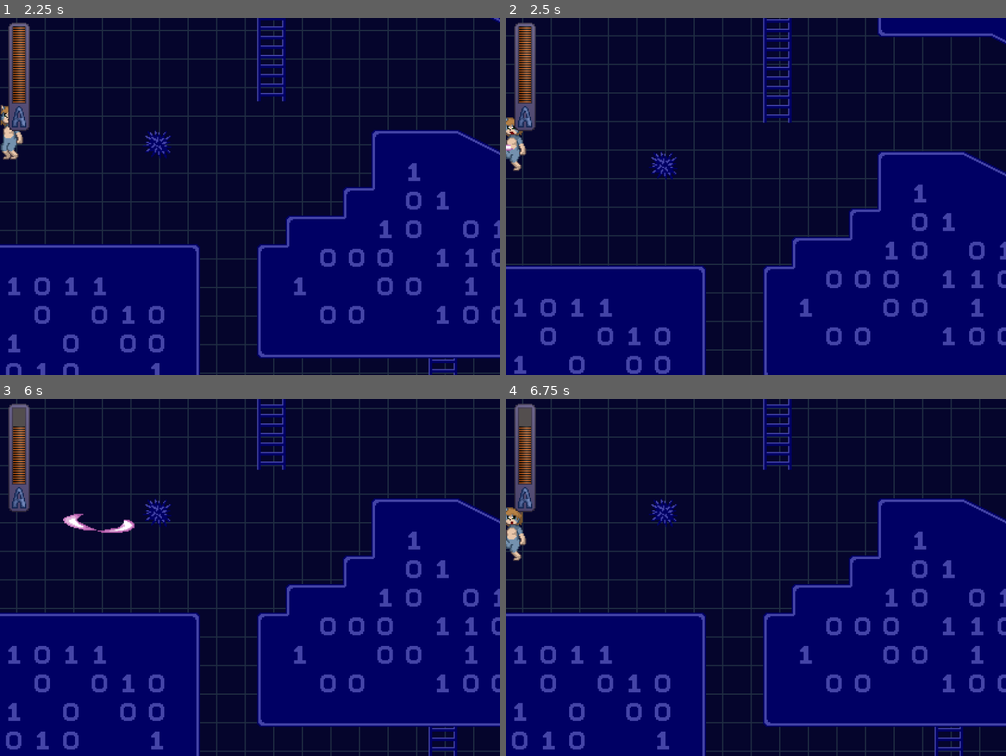
Above: before the commit, frames 1-4 (two rows, left to right).
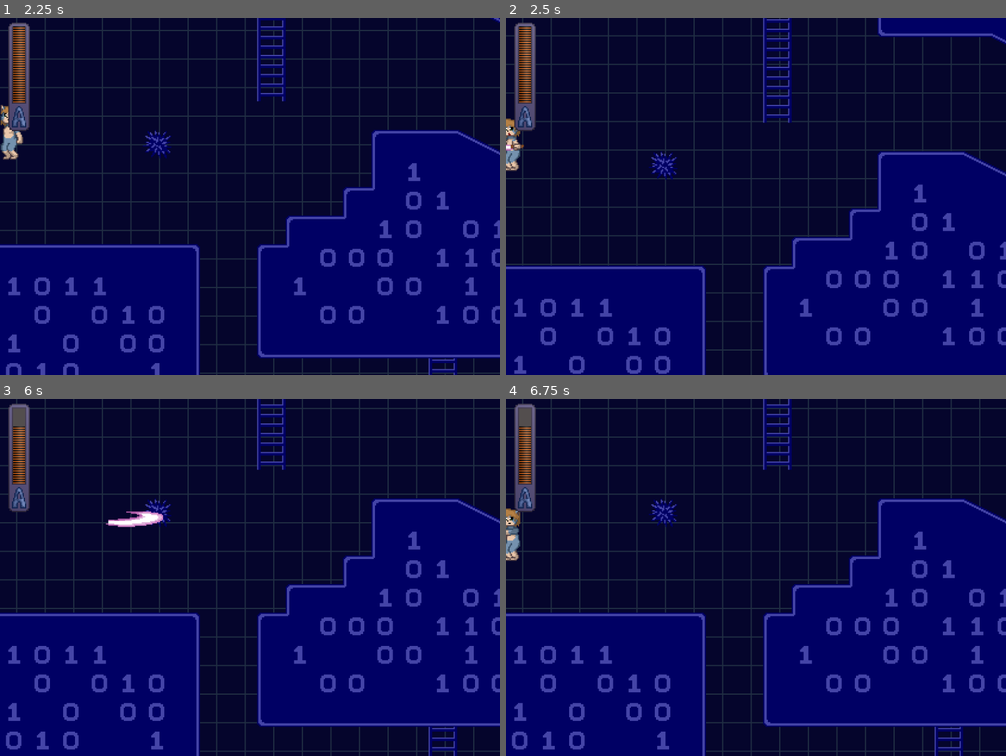
Above: after the commit, the same moments.

Repository: hartand4/AzuresVRGrounds
Game: Godot game, scene res://src/levels/TestLevel.tscn
The game is run twice, just before and just after one commit, with the same random seed, the same clock (stepped at 60 frames per second) and the same inputs. The project has no main scene, so this scene is started directly.
Inputs:
- Up to frame 1 (2.25 s): tap Enter (pause) at 0.5, 2 s; hold C (dash) 0.53-1.28 s; hold Right (move_right) 0.53-2.03 s; tap Z (attack) at 0.6 s; tap X (jump) at 0.77, 1.07, 1.52, 1.55, 1.82 s; tap Space at 1.25 s; tap C (dash) at 1.35 s; hold Left (move_left) from 2.03 s (still down); hold X (jump) from 2.03 s (still down)
- Up to frame 2 (2.5 s): keep holding Left (move_left); keep holding X (jump); tap Z (attack) at 2.3 s
- Up to frame 3 (6 s): release Left (move_left) at 2.78 s; release X (jump) at 2.78 s; hold Right (move_right) 2.78-4.28 s; tap Z (attack) at 2.85, 4.35 s; tap X (jump) at 3.02, 3.32, 3.77, 3.8, 4.07, 4.52, 4.82, 5.85 s; tap C (dash) at 3.05 s; hold C (dash) 3.53-4.28 s; tap Enter (pause) at 4.15, 5.75 s; hold Left (move_left) 4.28-5.03 s; tap Space at 5 s; hold Right (move_right) 5.03-5.78 s; hold C (dash) 5.03-5.78 s; hold Left (move_left) from 5.78 s (still down)
- Up to frame 4 (6.75 s): keep holding Left (move_left); tap X (jump) at 6.02, 6.32 s; tap Z (attack) at 6.6 s

Frame 1 is identical in both runs. In frame 2, 0.3% of the frame differs, in the area x 0-5%, y 27-43%; in frame 3, 0.5%, in the area x 12-33%, y 31-38%; in frame 4, 0.4%.

Commit message:
added slashing, air slash, wall slash, and ladder slashes, all with variables and sprites, etc

Diff:
--- a/src/actors/actor.gd
+++ b/src/actors/actor.gd
@@ -27,6 +27,8 @@
 const ST_WALLSLIDE := 8
 const ST_WALLJUMP := 9
 const ST_CLIMB := 10
+const ST_WALL_ATTACK := 11
+const ST_LADDER_ATTACK := 12
 
 # Enemy State constants:
 const EN_IDLE := 0
--- a/src/actors/player.gd
+++ b/src/actors/player.gd
@@ -7,12 +7,12 @@
 var walljump_momentum_timer := 0
 var i_frames := 0
 var dash_timer := 0
+var attack_timer := 0
 
 # Booleans
 export var dashing := false
 export var air_dash_enabled := true
 var started_dash_on_floor := false
-var attacking := false
 export var colliding_with_enemy := false
 var colliding_with_wall_l := false
 var colliding_with_wall_r := false
@@ -87,7 +87,7 @@
 		if state == ST_ATTACK:
 			direction.x = 0.0
 
-		if direction.x != 0.0 and walljump_momentum_timer == 0:
+		if direction.x != 0.0 and walljump_momentum_timer == 0 and state != ST_AIR_ATTACK:
 				recurring_x_dir = direction.x
 
 
@@ -117,7 +117,7 @@
 	var snap := 15*Vector2.DOWN if not is_jumping else Vector2.ZERO
 	_velocity = calculate_move_direction(_velocity, speed, direction, is_jumping)
 
-	if state == ST_WALLSLIDE:
+	if state in [ST_WALLSLIDE, ST_WALL_ATTACK]:
 		_velocity.y = min(_velocity.y, 250.0)
 	elif state == ST_WALLJUMP:
 		_velocity = Vector2.ZERO
@@ -133,6 +133,7 @@
 	elif state == ST_DASH:
 		if not is_on_floor() and air_dash_enabled:
 			_velocity.y = 0
+	elif state == ST_LADDER_ATTACK: return
 
 	if dashing and state != ST_HURT: _velocity.x *= 1.8
 
@@ -170,28 +171,27 @@
 
 # warning-ignore:unused_argument
 func _process(delta):
-	if state != ST_ATTACK and state != ST_AIR_ATTACK:
-		do_punch_effect(false)
+	if not (state in [ST_ATTACK, ST_AIR_ATTACK, ST_WALL_ATTACK, ST_LADDER_ATTACK]):
+		do_punch_effect(0)
 
 	if Globals.get("game_paused"):
-		attack_particle.find_node('SlashPlayer').stop(false)
+		$AttackHitboxArea/SlashPlayer.stop(false)
 		return
 
-	if (state == ST_ATTACK or state == ST_AIR_ATTACK) and animation_timer < 24:
-		attack_particle.find_node('SlashPlayer').play('Slash')
-
-	if i_frames:
-		i_frames -= 1
-	if health < 0:
-		health = 0
-	if stop_wallslide_timer:
-		stop_wallslide_timer -= 1
-	if walljump_momentum_timer:
-		walljump_momentum_timer -= 1
-	if dash_timer:
-		dash_timer -= 1
-	elif is_on_floor():
-		dashing = false
+	if (state == ST_ATTACK or state == ST_AIR_ATTACK) and attack_timer < 24:
+		$AttackHitboxArea/SlashPlayer.play('Slash')
+
+	if state in [ST_WALL_ATTACK, ST_LADDER_ATTACK] and attack_timer < 18:
+		$AttackHitboxArea/SlashPlayer.play('Wall Slash')
+
+	if i_frames: i_frames -= 1
+	if health < 0: health = 0
+	if stop_wallslide_timer: stop_wallslide_timer -= 1
+	if walljump_momentum_timer: walljump_momentum_timer -= 1
+	if dash_timer: dash_timer -= 1
+	elif is_on_floor():dashing = false
+	if attack_timer: attack_timer -= 1
+
 
 	check_for_collisions()
 
@@ -221,12 +221,23 @@
 		ST_ATTACK:
 			_animation.play('Ground Slash')
 			if animation_timer == 6:
-				do_punch_effect(true)
+				do_punch_effect(1)
 			update_slash_hitbox()
 		ST_AIR_ATTACK:
-			_animation.play('Kick')
-			if animation_timer == 5:
-				do_punch_effect(true)
+			_animation.play('Air Slash')
+			if animation_timer == 6:
+				do_punch_effect(1)
+			update_slash_hitbox()
+		ST_WALL_ATTACK:
+			_animation.play('Wall Slash')
+			if animation_timer == 6:
+				do_punch_effect(2)
+			update_slash_hitbox()
+		ST_LADDER_ATTACK:
+			_animation.play('Ladder Slash')
+			if animation_timer == 6:
+				do_punch_effect(2)
+			update_slash_hitbox()
 		ST_CLIMB:
 			if Input.is_action_pressed("move_up"):
 				_animation.play('Climb')
@@ -252,11 +263,16 @@
 		return ST_HURT
 
 	# DOING AN AIR ATTACK
-	if state == ST_AIR and Input.is_action_just_pressed("attack"): return ST_AIR_ATTACK
-	if state == ST_AIR_ATTACK and animation_timer >= 25: return ST_AIR
+	if state == ST_AIR and Input.is_action_just_pressed("attack"):
+		attack_timer = 24
+		return ST_AIR_ATTACK
+	elif state == ST_DASH and Input.is_action_just_pressed("attack") and not is_on_floor():
+		attack_timer = 24
+		return ST_AIR_ATTACK
+	if state == ST_AIR_ATTACK and attack_timer <= 0: return ST_AIR
 
 	# SLIDING ON A WALL
-	if state == ST_AIR and is_on_wall() and _velocity.y > 0:
+	if state in [ST_AIR, ST_AIR_ATTACK] and is_on_wall() and _velocity.y > 0:
 		if (colliding_with_wall_l and dir.x < 0) or (colliding_with_wall_r and dir.x > 0):
 			stop_wallslide_timer = 8
 			recurring_x_dir = 1 if dir.x < 0 else -1
@@ -282,6 +298,10 @@
 		else:
 			stop_wallslide_timer = 8
 
+		if Input.is_action_just_pressed('attack'):
+			attack_timer = 18
+			return ST_WALL_ATTACK
+
 	# ANOTHER WAY TO WALLJUMP
 	if state == ST_AIR and Input.is_action_just_pressed('jump') and (colliding_with_wall_l or colliding_with_wall_r):
 		recurring_x_dir = -1 if colliding_with_wall_l else 1
@@ -293,6 +313,18 @@
 		_velocity.y = -700
 		jump_timer = 15
 		return ST_AIR
+
+	# WALL ATTACK
+	if state == ST_WALL_ATTACK:
+		if is_on_floor():
+			attack_timer = 0
+			return ST_IDLE
+		elif attack_timer <= 0:
+			return ST_WALLSLIDE
+		elif Input.is_action_just_pressed("jump"):
+			attack_timer = 0
+			recurring_x_dir *= -1
+			return start_walljump()
 
 	# FLOOR DASHING OR AIR DASHING
 	if ((state == ST_AIR and air_dash_enabled) or state in [0,1,4]) and Input.is_action_just_pressed("dash"):
@@ -315,12 +347,13 @@
 	# ATTACKING
 	if state < 3 and Input.is_action_just_pressed("attack"):
 		dashing = false
+		attack_timer = 24
 		return ST_ATTACK
 
 	#STOP ATTACK
-	if state == ST_ATTACK and animation_timer >= 24:
+	if state == ST_ATTACK and attack_timer <= 0:
 		state = 0
-		animation_timer = 0
+		attack_timer = 0
 		return update_state()
 
 	#CLIMB LADDER
@@ -343,13 +376,28 @@
 			state = ST_IDLE
 			self.position.y = nearest_block(self.position.y)-24
 			_velocity = Vector2.ZERO
+		if Input.is_action_just_pressed("attack"):
+			if dir.x != 0:
+				recurring_x_dir = dir.x
+			attack_timer = 18
+			return ST_LADDER_ATTACK
+
+	# LADDER ATTACK
+	if state == ST_LADDER_ATTACK:
+		if attack_timer <= 0:
+			_animation.play('Climb')
+			return ST_CLIMB
 
 	### if interaction finished: return ST_IDLE
 
 	# BEGIN ON FLOOR
-	if (state == 3 or state == 5) and is_on_floor():
+	if state == 3 and is_on_floor():
 		state = 0
 		return update_state()
+
+	# IF LANDED BEFORE AIR ATTACK DONE, CONTINUE ATTACK
+	if state == 5 and is_on_floor() and attack_timer:
+		return ST_ATTACK
 
 	# IF JUMPED OR FELL OR AIR ATTACK ENDED
 	if state in [0,1,2,4] and Input.is_action_just_pressed("jump"):
@@ -375,28 +423,45 @@
 	return
 
 func do_punch_effect(start):
-	if not start:
-		attack_particle.visible = false
-		attack_collision.find_node('AttackHitbox').disabled = true
-		attack_particle.find_node('SlashPlayer').stop(true)
-		return
-	attack_particle.visible = true
-	attack_particle.flip_h = (recurring_x_dir + 1)/2
-	attack_particle.set_position(Vector2(recurring_x_dir * -48.0,-48.0))
-	attack_particle.find_node('SlashPlayer').play('Slash')
-
-	attack_collision.set_position(Vector2(recurring_x_dir * 48.0,0))
-	attack_collision.find_node('AttackHitbox').set_position(Vector2(recurring_x_dir * -6.0,-46))
-	attack_collision.find_node('AttackHitbox').shape.extents = Vector2(40.75, 16)
-	attack_collision.find_node('AttackHitbox').disabled = false
+	match start:
+		0:
+			attack_particle.visible = false
+			$AttackHitboxArea/SlashEffectAlt.visible = false
+			attack_collision.find_node('AttackHitbox').disabled = true
+			$AttackHitboxArea/SlashPlayer.stop(true)
+		1:
+			attack_particle.visible = true
+			attack_particle.flip_h = (recurring_x_dir + 1)/2
+			attack_particle.set_position(Vector2(recurring_x_dir * -48.0,-48.0))
+			$AttackHitboxArea/SlashPlayer.play('Slash')
+
+			attack_collision.set_position(Vector2(recurring_x_dir * 48.0,0))
+			attack_collision.find_node('AttackHitbox').set_position(Vector2(recurring_x_dir * 2.0,-46))
+			attack_collision.find_node('AttackHitbox').shape.extents = Vector2(48.75, 16)
+			attack_collision.find_node('AttackHitbox').disabled = false
+		2:
+			$AttackHitboxArea/SlashEffectAlt.visible = true
+			$AttackHitboxArea/SlashEffectAlt.flip_h = (recurring_x_dir + 1)/2
+			$AttackHitboxArea/SlashEffectAlt.set_position(Vector2(recurring_x_dir * 13.0,-48.0))
+			$AttackHitboxArea/SlashPlayer.play('Wall Slash')
+
+			attack_collision.set_position(Vector2(recurring_x_dir * 48.0,0))
+			attack_collision.find_node('AttackHitbox').set_position(Vector2(recurring_x_dir * 10.0,-60))
+			attack_collision.find_node('AttackHitbox').shape.extents = Vector2(40.75, 34)
+			attack_collision.find_node('AttackHitbox').disabled = false
 
 func update_slash_hitbox():
-	if animation_timer >= 12 and animation_timer < 18:
-		attack_collision.find_node('AttackHitbox').set_position(Vector2(recurring_x_dir * -36.0,-40))
-		attack_collision.find_node('AttackHitbox').shape.extents = Vector2(62, 18)
-	elif animation_timer >= 18:
-		attack_collision.find_node('AttackHitbox').set_position(Vector2(recurring_x_dir * -102.0,-38))
-		attack_collision.find_node('AttackHitbox').shape.extents = Vector2(26, 12)
+	if state in [ST_ATTACK, ST_AIR_ATTACK]:
+		if attack_timer > 6 and attack_timer <= 10:
+			attack_collision.find_node('AttackHitbox').set_position(Vector2(recurring_x_dir * -36.0,-40))
+			attack_collision.find_node('AttackHitbox').shape.extents = Vector2(62, 18)
+		elif attack_timer <= 5:
+			attack_collision.find_node('AttackHitbox').set_position(Vector2(recurring_x_dir * -102.0,-38))
+			attack_collision.find_node('AttackHitbox').shape.extents = Vector2(26, 12)
+	elif state in [ST_WALL_ATTACK, ST_LADDER_ATTACK]:
+		if attack_timer <= 4:
+			attack_collision.find_node('AttackHitbox').set_position(Vector2(recurring_x_dir * 6.0,-34))
+			attack_collision.find_node('AttackHitbox').shape.extents = Vector2(32,14)
 
 func do_hurt_animation(damage):
 	health -= damage
--- a/src/actors/player.tscn
+++ b/src/actors/player.tscn
@@ -1,9 +1,10 @@
-[gd_scene load_steps=27 format=2]
+[gd_scene load_steps=31 format=2]
 
 [ext_resource path="res://assets/Sprites/Azzy/AzzySlashEffect.png" type="Texture" id=1]
 [ext_resource path="res://src/Actors/player.gd" type="Script" id=2]
 [ext_resource path="res://assets/Sprites/Azzy/AzzySheet.png" type="Texture" id=3]
 [ext_resource path="res://assets/HUD/HUD.tscn" type="PackedScene" id=4]
+[ext_resource path="res://assets/Sprites/Azzy/AzzySlashEffectAlt.png" type="Texture" id=5]
 
 [sub_resource type="RectangleShape2D" id=1]
 extents = Vector2( 11.5, 41.5332 )
@@ -13,6 +14,22 @@
 
 [sub_resource type="RectangleShape2D" id=27]
 extents = Vector2( 11.5, 41.5332 )
+
+[sub_resource type="Animation" id=32]
+resource_name = "Air Slash"
+length = 0.4
+tracks/0/type = "value"
+tracks/0/path = NodePath("Sprite:frame")
+tracks/0/interp = 1
+tracks/0/loop_wrap = true
+tracks/0/imported = false
+tracks/0/enabled = true
+tracks/0/keys = {
+"times": PoolRealArray( 0, 0.1, 0.2 ),
+"transitions": PoolRealArray( 1, 1, 1 ),
+"update": 1,
+"values": [ 28, 29, 30 ]
+}
 
 [sub_resource type="Animation" id=28]
 resource_name = "Climb"
@@ -157,20 +174,20 @@
 "values": [ 10 ]
 }
 
-[sub_resource type="Animation" id=12]
-resource_name = "Kick"
-length = 0.6
-tracks/0/type = "value"
-tracks/0/path = NodePath("Sprite:frame")
-tracks/0/interp = 1
-tracks/0/loop_wrap = true
-tracks/0/imported = false
-tracks/0/enabled = true
-tracks/0/keys = {
-"times": PoolRealArray( 0, 0.1, 0.3 ),
-"transitions": PoolRealArray( 1, 1, 1 ),
-"update": 1,
-"values": [ 15, 16, 15 ]
+[sub_resource type="Animation" id=35]
+resource_name = "Ladder Slash"
+length = 0.3
+tracks/0/type = "value"
+tracks/0/path = NodePath("Sprite:frame")
+tracks/0/interp = 1
+tracks/0/loop_wrap = true
+tracks/0/imported = false
+tracks/0/enabled = true
+tracks/0/keys = {
+"times": PoolRealArray( 0, 0.1 ),
+"transitions": PoolRealArray( 1, 1 ),
+"update": 1,
+"values": [ 34, 33 ]
 }
 
 [sub_resource type="Animation" id=3]
@@ -204,6 +221,22 @@
 "values": [ 9, 5, 6, 5, 9, 7, 8, 7 ]
 }
 
+[sub_resource type="Animation" id=33]
+resource_name = "Wall Slash"
+length = 0.3
+tracks/0/type = "value"
+tracks/0/path = NodePath("Sprite:frame")
+tracks/0/interp = 1
+tracks/0/loop_wrap = true
+tracks/0/imported = false
+tracks/0/enabled = true
+tracks/0/keys = {
+"times": PoolRealArray( 0, 0.1 ),
+"transitions": PoolRealArray( 1, 1 ),
+"update": 1,
+"values": [ 31, 32 ]
+}
+
 [sub_resource type="Animation" id=23]
 resource_name = "Walljump"
 length = 0.2
@@ -253,6 +286,18 @@
 "update": 0,
 "values": [ 0 ]
 }
+tracks/1/type = "value"
+tracks/1/path = NodePath("../SlashEffectAlt:frame")
+tracks/1/interp = 1
+tracks/1/loop_wrap = true
+tracks/1/imported = false
+tracks/1/enabled = true
+tracks/1/keys = {
+"times": PoolRealArray( 0 ),
+"transitions": PoolRealArray( 1 ),
+"update": 0,
+"values": [ 2 ]
+}
 
 [sub_resource type="Animation" id=31]
 resource_name = "Slash"
@@ -268,6 +313,22 @@
 "transitions": PoolRealArray( 1, 1, 1, 1 ),
 "update": 1,
 "values": [ 3, 0, 1, 2 ]
+}
+
+[sub_resource type="Animation" id=34]
+resource_name = "Wall Slash"
+length = 0.3
+tracks/0/type = "value"
+tracks/0/path = NodePath("../SlashEffectAlt:frame")
+tracks/0/interp = 1
+tracks/0/loop_wrap = true
+tracks/0/imported = false
+tracks/0/enabled = true
+tracks/0/keys = {
+"times": PoolRealArray( 0, 0.1, 0.2 ),
+"transitions": PoolRealArray( 1, 1, 1 ),
+"update": 1,
+"values": [ 2, 0, 1 ]
 }
 
 [sub_resource type="RectangleShape2D" id=20]
@@ -313,6 +374,7 @@
 drag_margin_v_enabled = true
 
 [node name="AnimationPlayer" type="AnimationPlayer" parent="."]
+"anims/Air Slash" = SubResource( 32 )
 anims/Climb = SubResource( 28 )
 anims/Dash = SubResource( 24 )
 anims/Duck = SubResource( 4 )
@@ -322,9 +384,10 @@
 anims/Hurt = SubResource( 13 )
 anims/Idle = SubResource( 2 )
 anims/Jump = SubResource( 6 )
-anims/Kick = SubResource( 12 )
+"anims/Ladder Slash" = SubResource( 35 )
 anims/RESET = SubResource( 3 )
 anims/Run = SubResource( 5 )
+"anims/Wall Slash" = SubResource( 33 )
 anims/Walljump = SubResource( 23 )
 anims/Wallslide = SubResource( 22 )
 
@@ -343,9 +406,17 @@
 texture = ExtResource( 1 )
 vframes = 4
 
-[node name="SlashPlayer" type="AnimationPlayer" parent="AttackHitboxArea/SlashEffect"]
+[node name="SlashEffectAlt" type="Sprite" parent="AttackHitboxArea"]
+position = Vector2( -61, -48 )
+texture = ExtResource( 5 )
+vframes = 3
+frame = 2
+
+[node name="SlashPlayer" type="AnimationPlayer" parent="AttackHitboxArea"]
+root_node = NodePath("../SlashEffect")
 anims/RESET = SubResource( 30 )
 anims/Slash = SubResource( 31 )
+"anims/Wall Slash" = SubResource( 34 )
 
 [node name="WalljumpAreaL" type="Area2D" parent="."]
 visible = false
Binary file changed: assets/Sprites/Azzy/AzzySheet.png
Binary file changed: assets/Sprites/Azzy/AzzySlashEffect.png
Binary file added: assets/Sprites/Azzy/AzzySlashEffectAlt.png
Not shown, added: assets/Sprites/Azzy/AzzySlashEffectAlt.png.import
